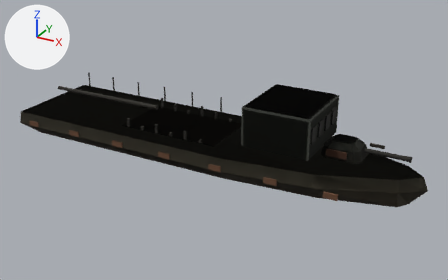
Before and after pictures for a commit that changed the glTF model assets/set_v5/neutral_wreck_vessel.glb.
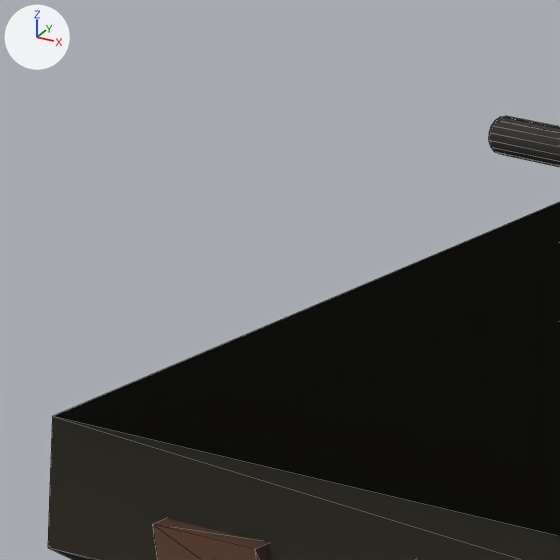
The first picture shows the older version from a 50 mm lens placed at (11.96, -20.6, 10.83), pointed at (0.6, 0.05, 0.51). The close-ups show the older and then the newer version on the part from 4% to 14% of the width and 27% to 44% of the height of that picture. Only the edits that show in the close-ups are written down. Lighting does not change. The marker at upper left points along +X, +Y and +Z. The close-ups show mesh edges as thin lines. Where no turn or scale is listed for an object, it has been applied to the vertices. Vertices at exactly the same position are counted once.

The first close-up shows 'hull', 'hull.002' and 1 more.
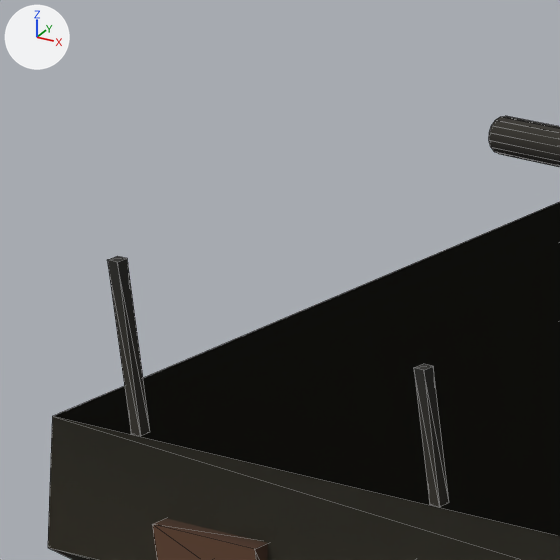
Pixel boxes (x1, y1, x2, y2) of what changed, in the close-ups (560 x 560 px):
part 1 of me_mesh_0, added: after (107, 256, 150, 436)
part 2 of me_mesh_0, added: after (414, 364, 449, 507)

Diff of the bpy script that builds the scene:
```diff
--- a/assets/set_v5/neutral_wreck_vessel.glb.py
+++ b/assets/set_v5/neutral_wreck_vessel.glb.py
@@ me_mesh_0 @@
 # used by ob_hull; parent = ob_neutral_wreck_vessel_lod0; location = (0.0, 0.0, 0.0)
-me_mesh_0.from_pydata(...)  # 411 vertices, 629 faces; spans x -9.1..8.9, y -2.3..2.3, z -0.4..2.8
+me_mesh_0.from_pydata(...)  # 483 vertices, 737 faces; spans x -9.1..8.9, y -2.3..2.3, z -0.4..2.8
+# me_mesh_0 part 1: a new loose piece, a box spanning x -8.2..-8.15, y -2.13..-2.08, z 0.8..1.5, in mat_metal
+# me_mesh_0 part 2: a new loose piece, a box spanning x -6.7..-6.65, y -2.13..-2.08, z 0.8..1.34, in mat_metal
+# other edits to the shape of me_mesh_0 do not show in these pictures
 me_mesh_0.materials.append(mat_paint)
```
